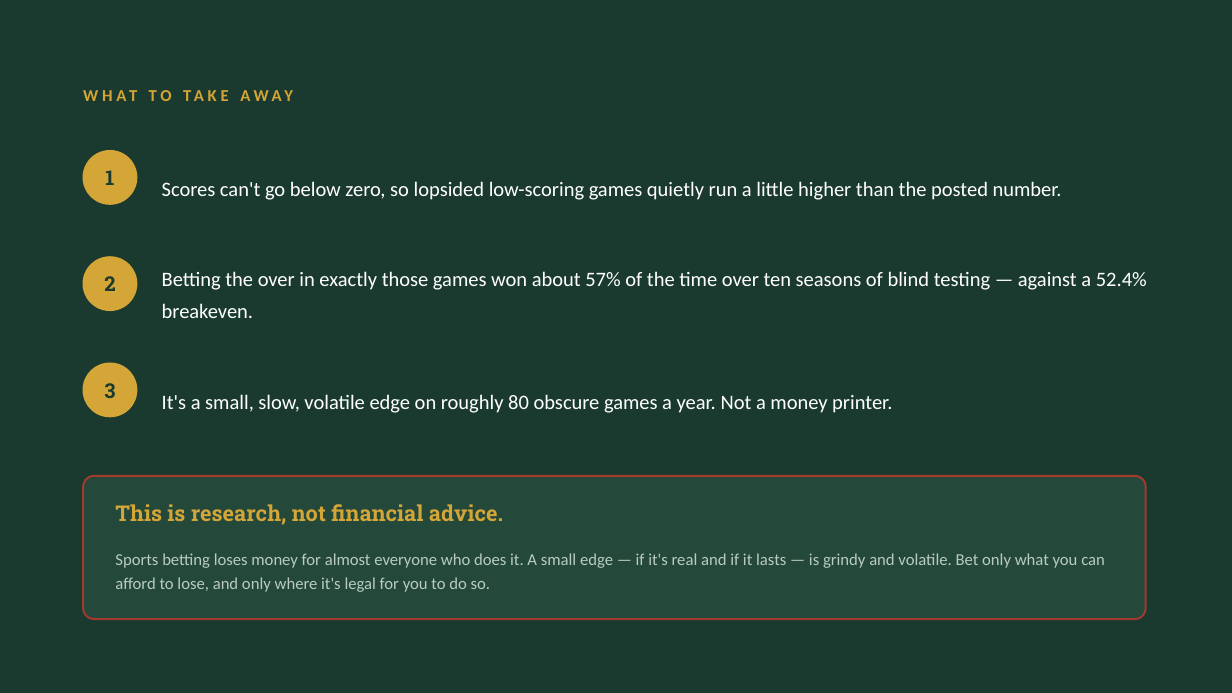
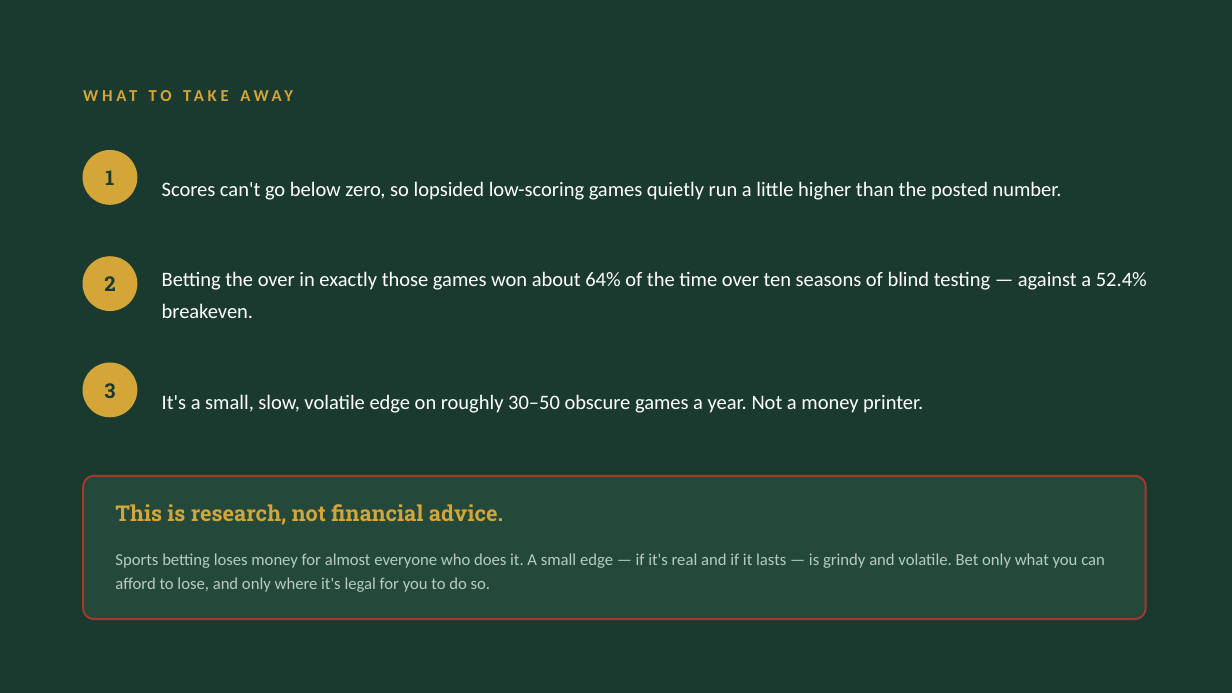
Before and after one commit to bmckelvey11/over-zero, a slide deck: slide 16 of docs/floor-bias-strategy.pptx. Drawn at 1232x693 pixels with LibreOffice and Linux fonts; fonts in the diff are those of the drawing. Boxes give left, top, right and bottom in pixels: in the first picture for what was removed or moved away, otherwise in the second. Text is boxed around its words. In the diff, an @@ line names an element or a change of style, - is before the commit and + after.

```diff
--- a/docs/floor-bias-strategy.pptx
+++ b/docs/floor-bias-strategy.pptx
@@ text at (162,271,1147,318): text changed @@
-Betting the over in exactly those games won about 57% of the time over ten seasons of blind testing — against a 52.4% breakeven.
+Betting the over in exactly those games won about 64% of the time over ten seasons of blind testing — against a 52.4% breakeven.
@@ text at (162,394,923,413): text changed @@
-It's a small, slow, volatile edge on roughly 80 obscure games a year. Not a money printer.
+It's a small, slow, volatile edge on roughly 30–50 obscure games a year. Not a money printer.
```
Also in this commit, not shown: 8 other slides changed, 2 other files.
